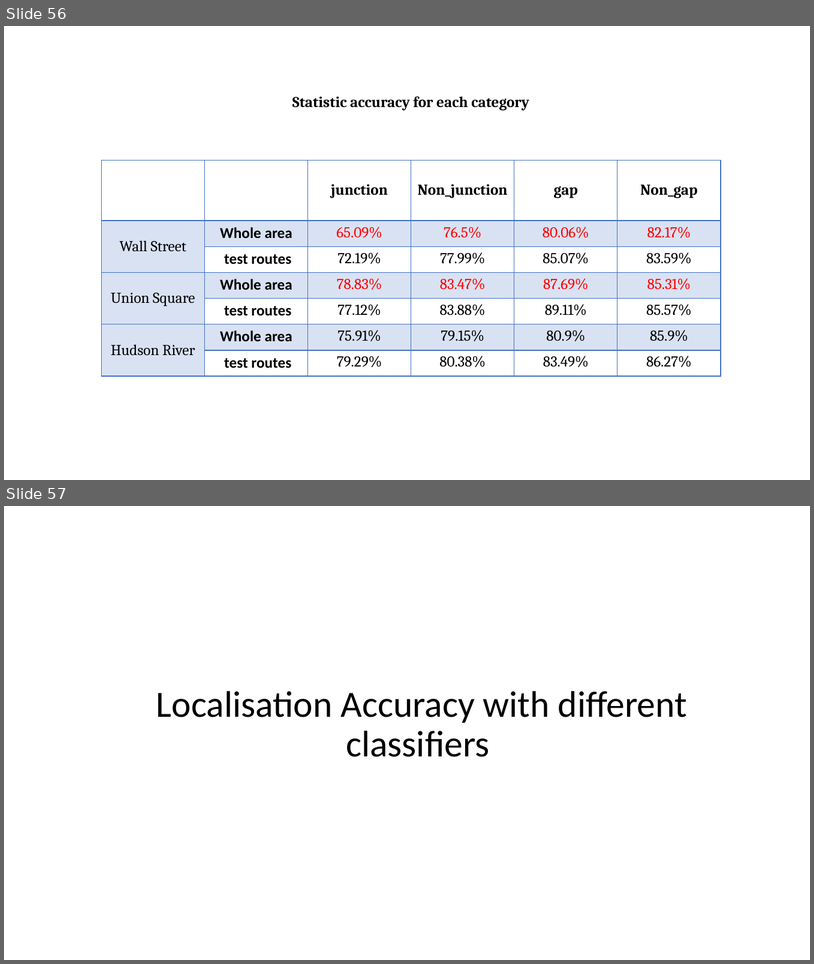
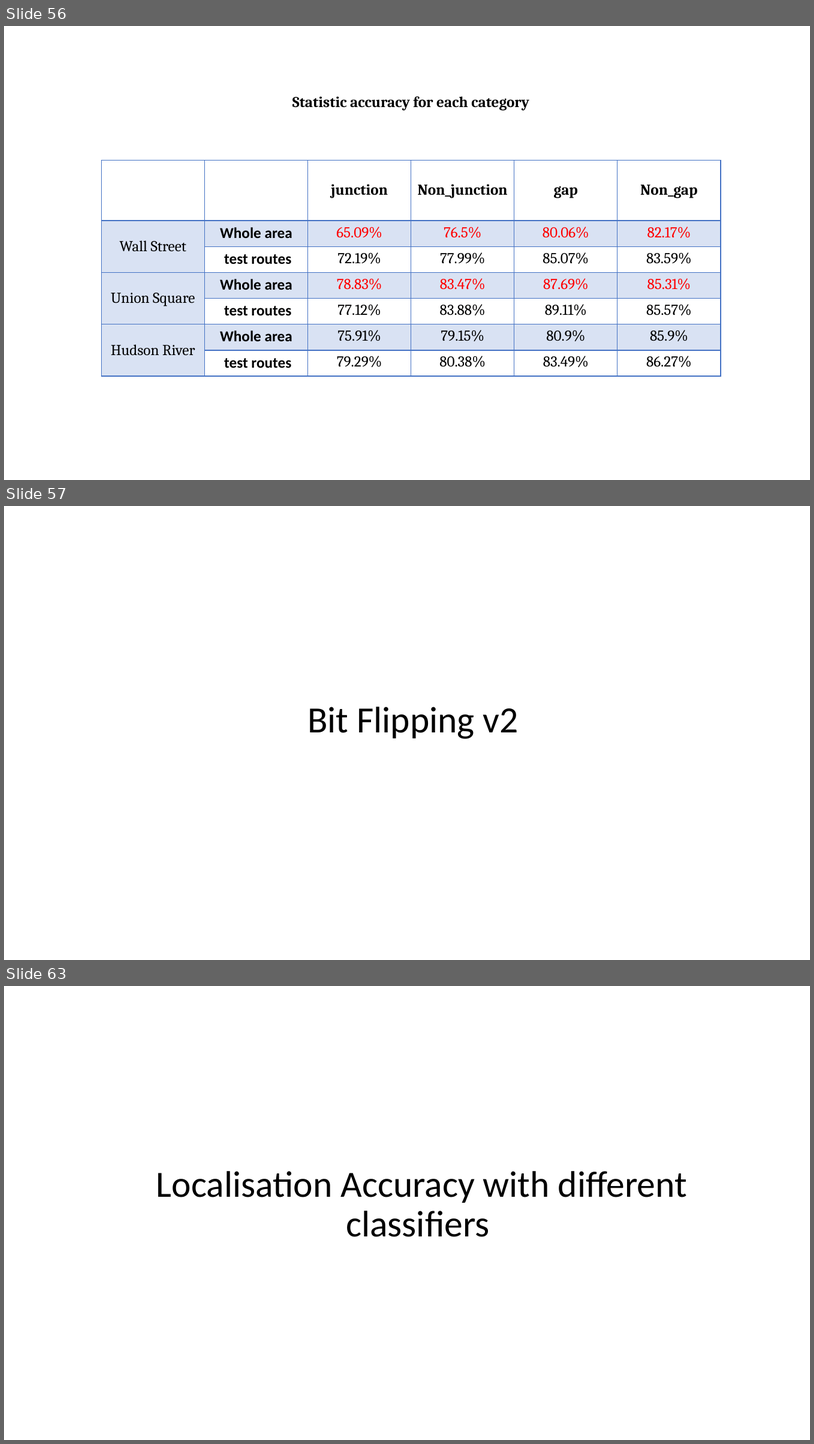
Before and after one commit to ZhouMengjie/bsd-cnn-network, a slide deck: BSD_Figures.pptx. Shown one above the other, each under a label of ours: slides 56 and 57 before the commit, slides 56, 57 and 63 after it; the slides between them are not shown. The pictures are 814x964 and 814x1444 pixels, drawn with LibreOffice and Linux fonts; fonts in the diff are those of the drawing. Boxes give left, top, right and bottom in pixels: in the first picture for what was removed or moved away, otherwise in the second. Text is boxed around its words. In the diff, an @@ line names an element or a change of style, - is before the commit and + after.

```diff
--- a/BSD_Figures.pptx
+++ b/BSD_Figures.pptx
@@ slide 57 added at (4,506,810,960), background #FFFFFF @@
@@ title added at (308,706,519,739), 44 pt, text #000000 @@
+Bit Flipping v2
@@ what was slide 57 is now slide 63 @@
```
Also in this commit, not shown: 2 slides changed, 5 other slides added, 9 other files.
